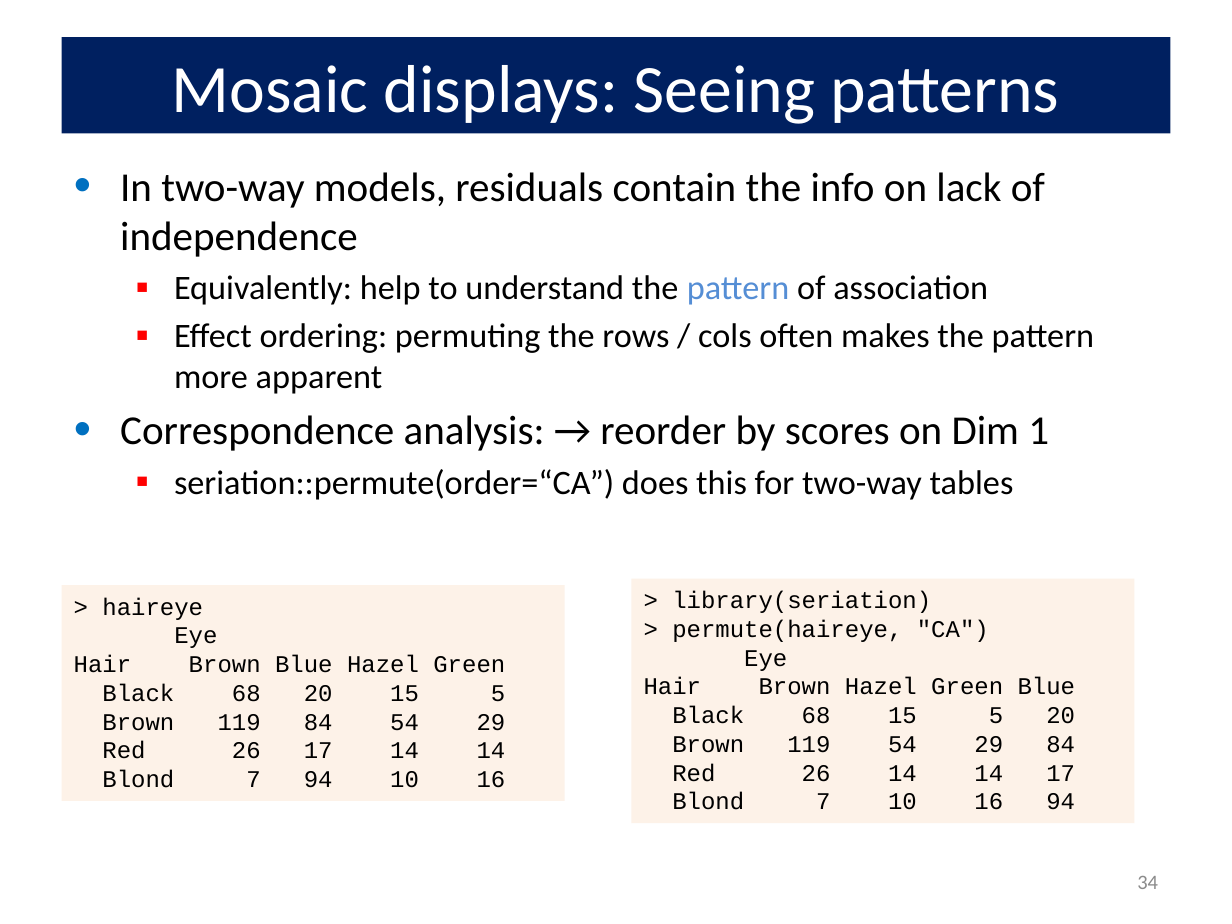
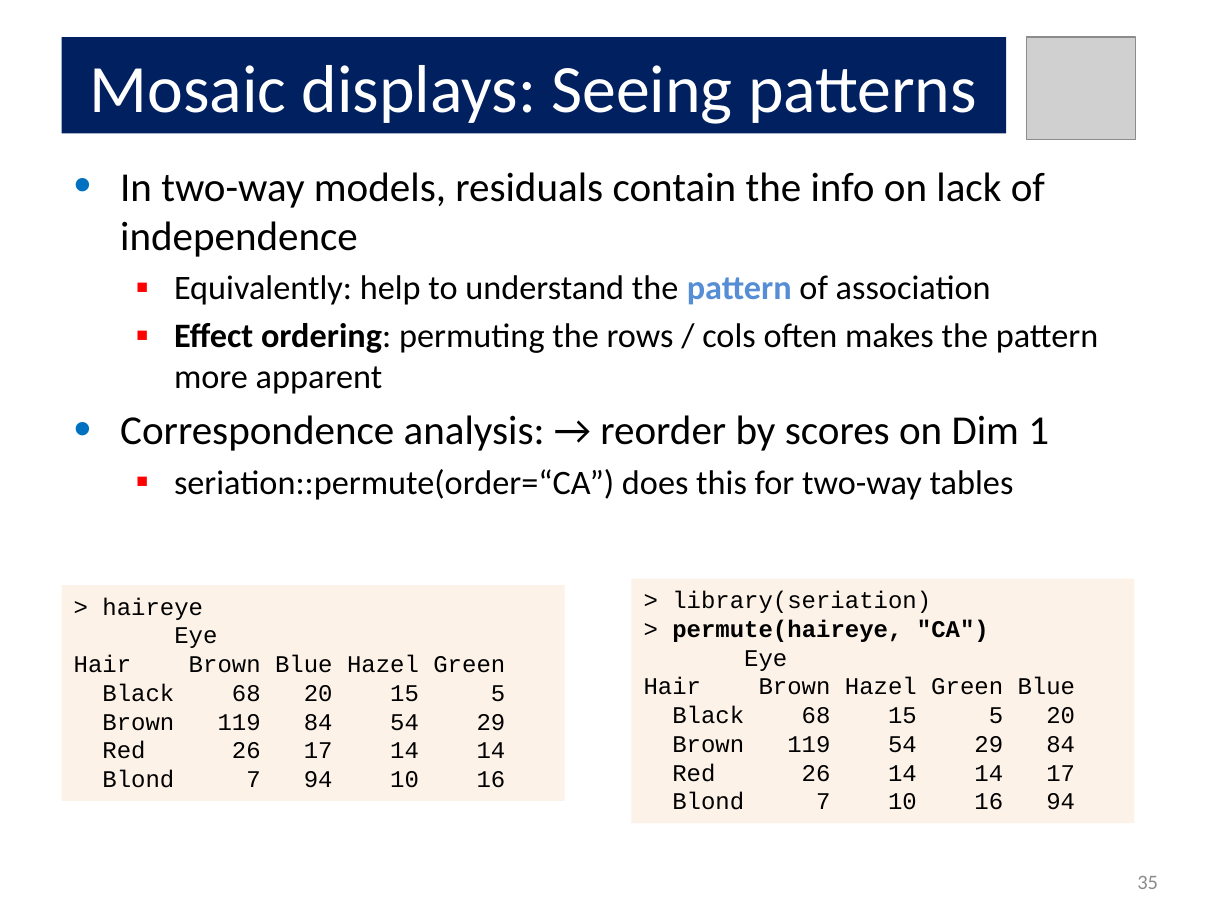
Before and after one commit to friendly/psy6136, a slide deck: slide 35 of docs/lectures/04-Loglin.pptx (slide 34 before the commit). Drawn at 1232x924 pixels with LibreOffice and Linux fonts; fonts in the diff are those of the drawing; grey boxes stand for pictures. Boxes give left, top, right and bottom in pixels: in the first picture for what was removed or moved away, otherwise in the second. Text is boxed around its words. In the diff, an @@ line names an element or a change of style, - is before the commit and + after.

```diff
--- a/docs/lectures/04-Loglin.pptx
+++ b/docs/lectures/04-Loglin.pptx
@@ title "Mosaic displays: Seeing patterns": place and size @@
-title "Mosaic displays: Seeing patterns" at [62, 37, 1170, 133]
+title "Mosaic displays: Seeing patterns" at [62, 37, 1007, 133]
@@ picture added at [1026, 37, 1136, 139] @@
@@ text at [174, 275, 1098, 394]: bold on in "pattern", "Effect ordering:" @@
@@ text in rectangle at [672, 619, 989, 642]: bold on in "permute(haireye, "CA")" @@
@@ page number at [1137, 876, 1158, 889]: text changed @@
-34
+35
```
Also in this commit, not shown: 25 other slides changed, 3 slides added, 15 other files.
